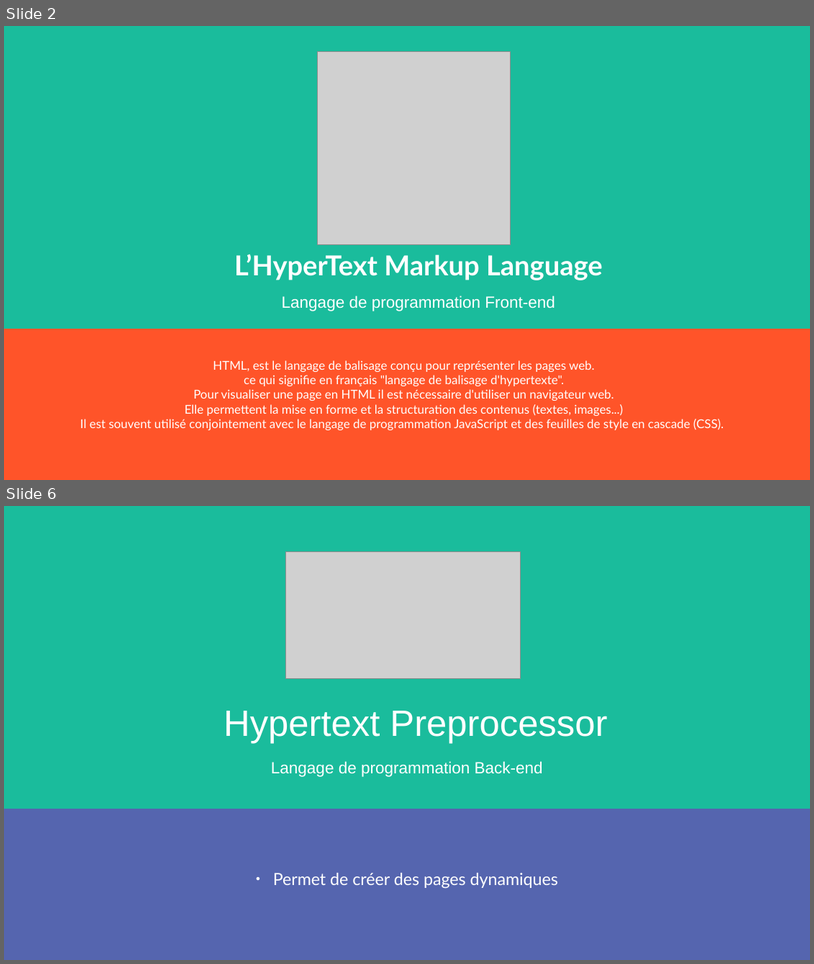
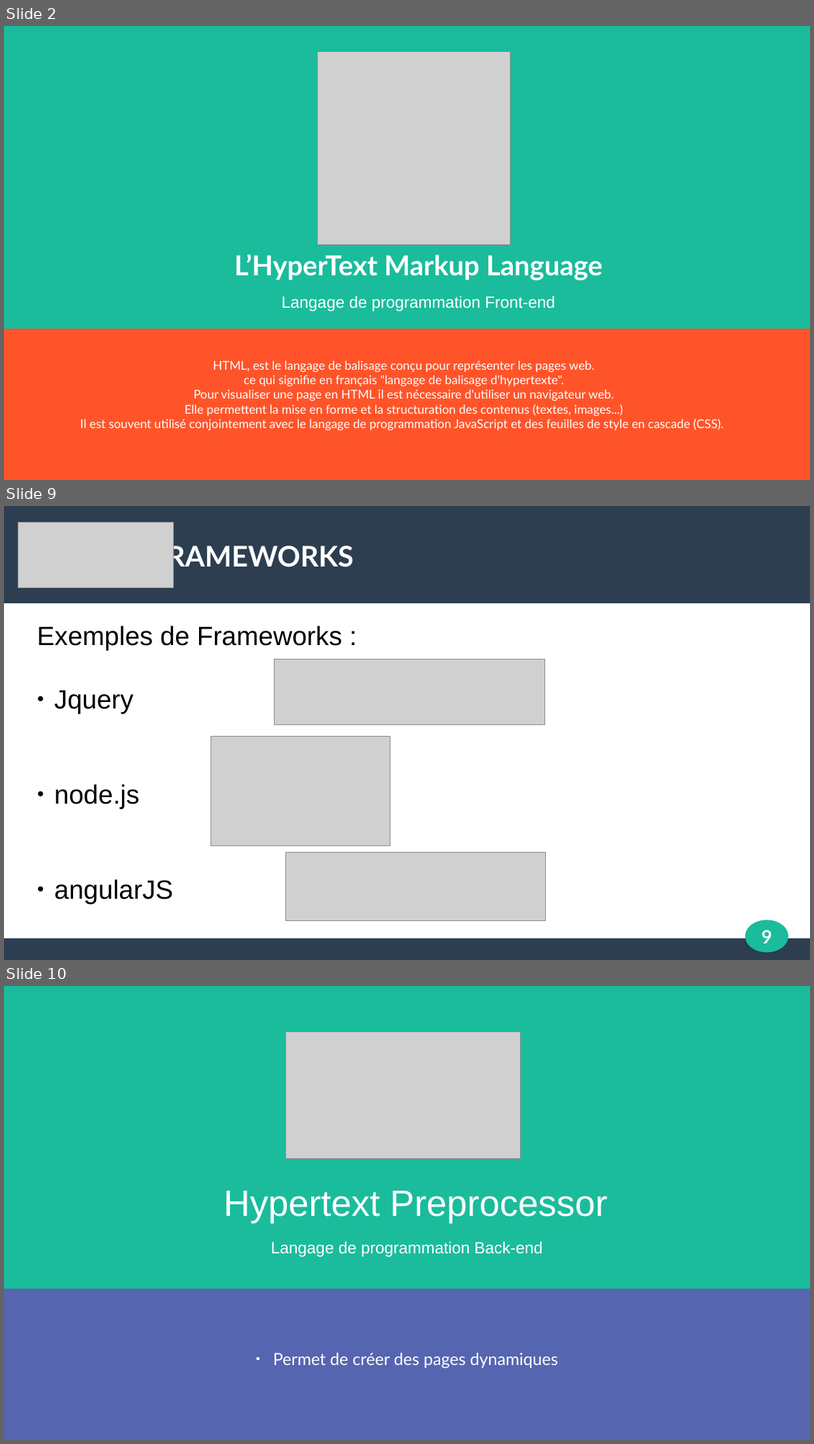
Before and after one commit to dclkent1parker/PresentationLangages, a slide deck: final.odp. Shown one above the other, each under a label of ours: slides 2 and 6 before the commit, slides 2, 9 and 10 after it; the slides between them are not shown. The pictures are 814x964 and 814x1444 pixels, drawn with LibreOffice and Linux fonts; fonts in the diff are those of the drawing; grey boxes stand for pictures. Boxes give left, top, right and bottom in pixels: in the first picture for what was removed or moved away, otherwise in the second. Text is boxed around its words. In the diff, an @@ line names an element or a change of style, - is before the commit and + after.

```diff
--- a/final.odp
+++ b/final.odp
@@ slide 9 added at box(4, 506, 810, 960), background #FFFFFF @@
@@ rectangle added at box(4, 506, 810, 603), fill #2C3E50 @@
@@ picture added at box(18, 522, 174, 588) @@
@@ text added at box(151, 541, 354, 572), 28 pt, text #FFFFFF, bold @@
+FRAMEWORKS
@@ text added at box(37, 626, 342, 903), 26 pt, text #000000 @@
+Exemples de Frameworks :
+● Jquery
+● node.js
+● angularJS
@@ picture added at box(275, 659, 545, 725) @@
@@ picture added at box(211, 736, 391, 847) @@
@@ picture added at box(286, 852, 546, 921) @@
@@ ellipse added at box(746, 919, 790, 952), fill #1ABC9C @@
@@ page number added at box(762, 929, 773, 943), 18 pt, text #FFFFFF, bold @@
+9
@@ rectangle added at box(4, 939, 810, 960), fill #2C3E50 @@
@@ what was slide 6 is now slide 10 @@
```
Also in this commit, not shown: 5 slides changed, 3 other slides added.
